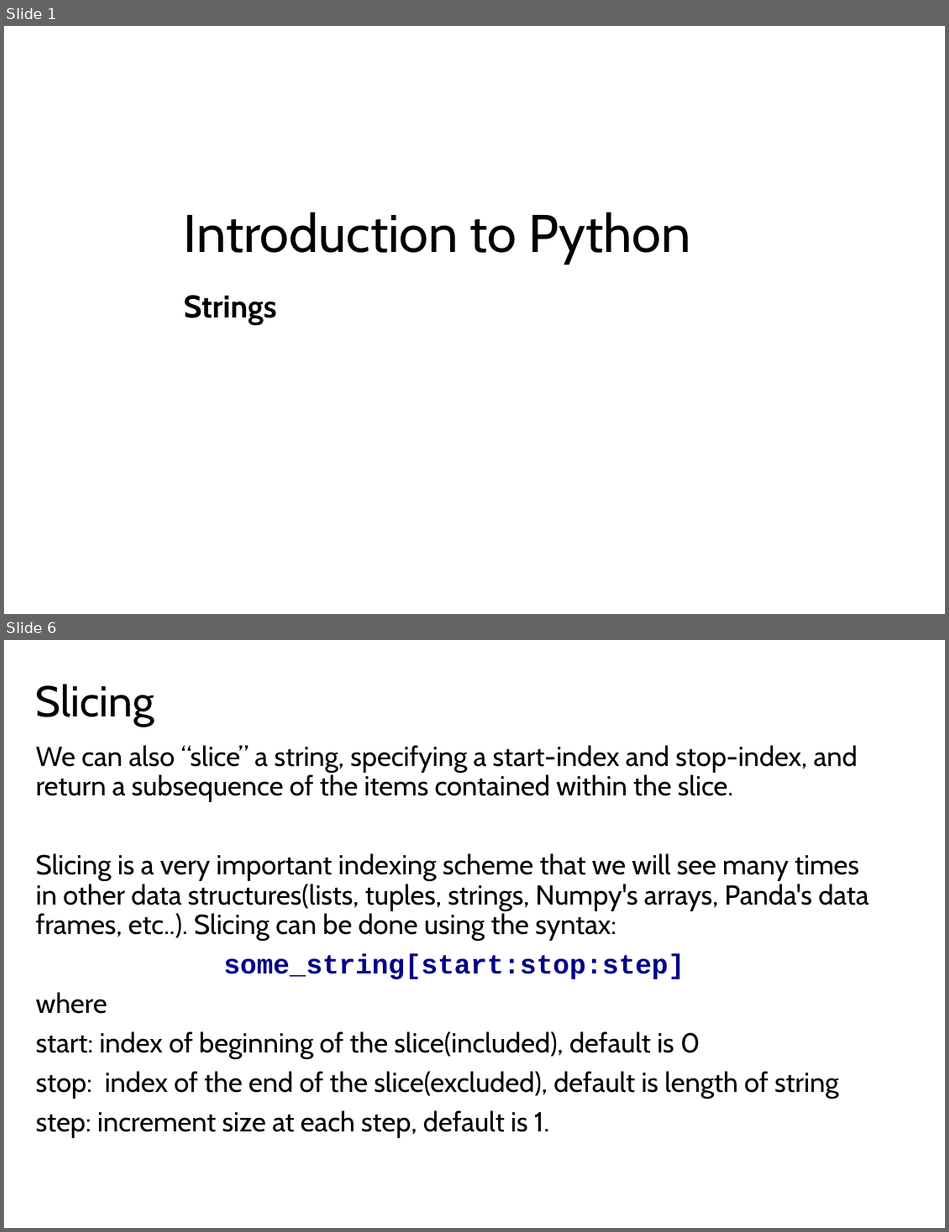
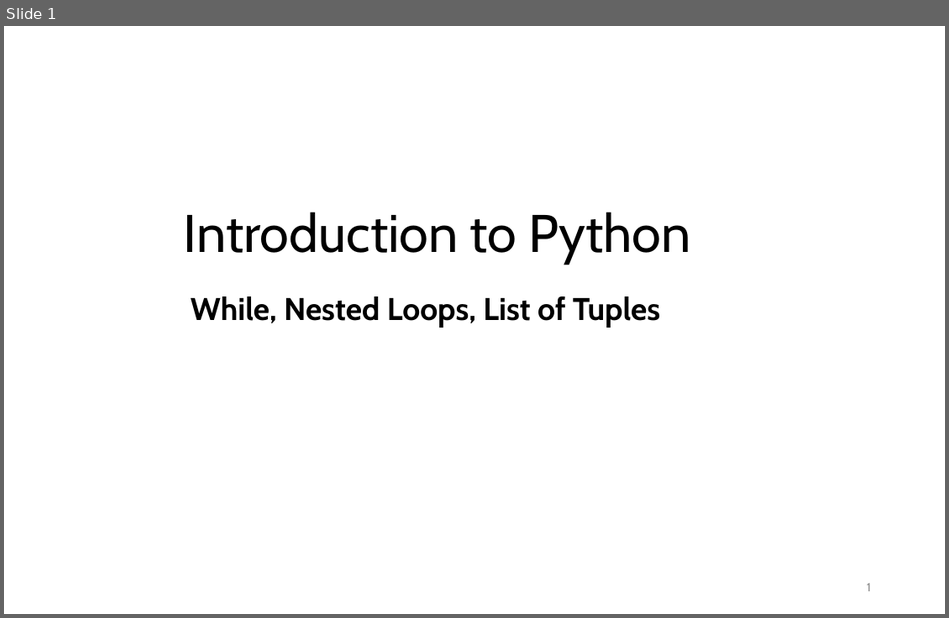
Before and after one commit to LongBaoNguyen/longbaonguyen.github.io, a slide deck: courses/apcsp/lect7.pptx. Shown one above the other, each under a label of ours: slides 1 and 6 before the commit, slide 1 after it; the slides between them are not shown. The pictures are 949x1232 and 949x618 pixels, drawn with LibreOffice and Linux fonts; fonts in the diff are those of the drawing. Boxes give left, top, right and bottom in pixels: in the first picture for what was removed or moved away, otherwise in the second. Text is boxed around its words. In the diff, an @@ line names an element or a change of style, - is before the commit and + after.

```diff
--- a/courses/apcsp/lect7.pptx
+++ b/courses/apcsp/lect7.pptx
@@ slide 6 removed at (4,640,945,1228), background #FFFFFF @@
@@ title removed at (36,684,154,726) @@
-Slicing
@@ text removed at (36,745,868,1138) @@
-We can also “slice” a string, specifying a start-index and stop-index, and return a subsequence of the items contained within the slice.
-Slicing is a very important indexing scheme that we will see many times in other data structures(lists, tuples, strings, Numpy's arrays, Panda's data frames, etc..). Slicing can be done using the syntax:
-some_string[start:stop:step]
-where
-start: index of beginning of the slice(included), default is 0
-stop: index of the end of the slice(excluded), default is length of string
-step: increment size at each step, default is 1.
@@ slide 1 changed as well @@
@@ subtitle at (190,296,660,327): text changed @@
-Strings
+While, Nested Loops, List of Tuples
@@ page number added at (867,583,871,591), 9 pt, text #8C8C8C @@
+1
```
Also in this commit, not shown: 2 other slides changed, 19 slides added, 24 other slides removed, 9 other files.
